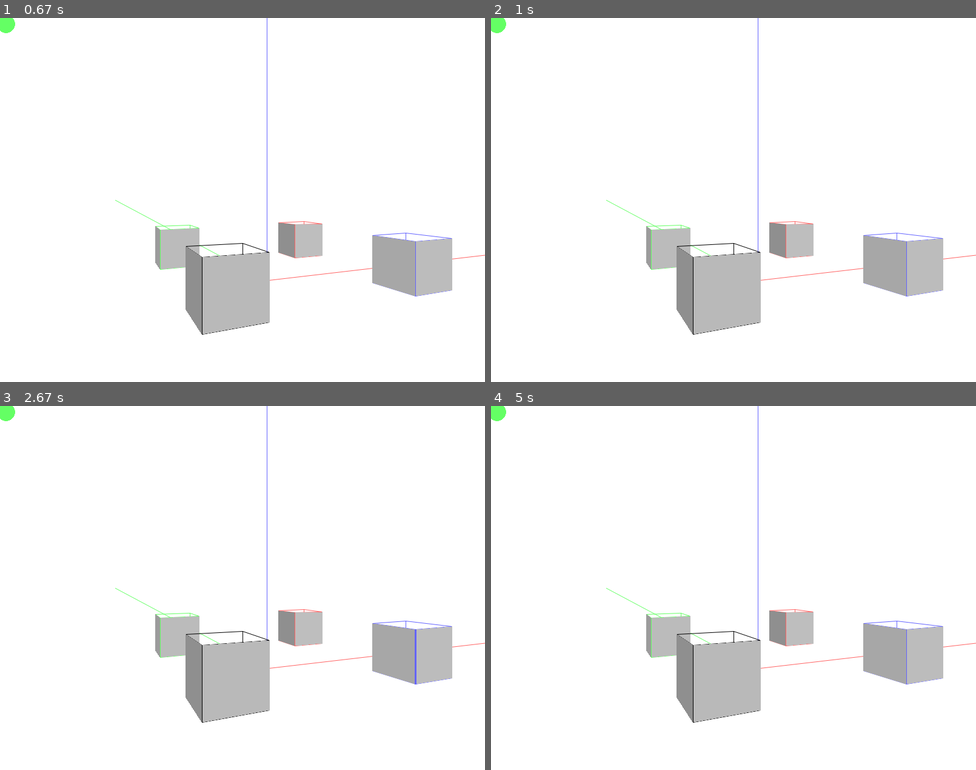
Above: before the commit, frames 1-4 (two rows, left to right).
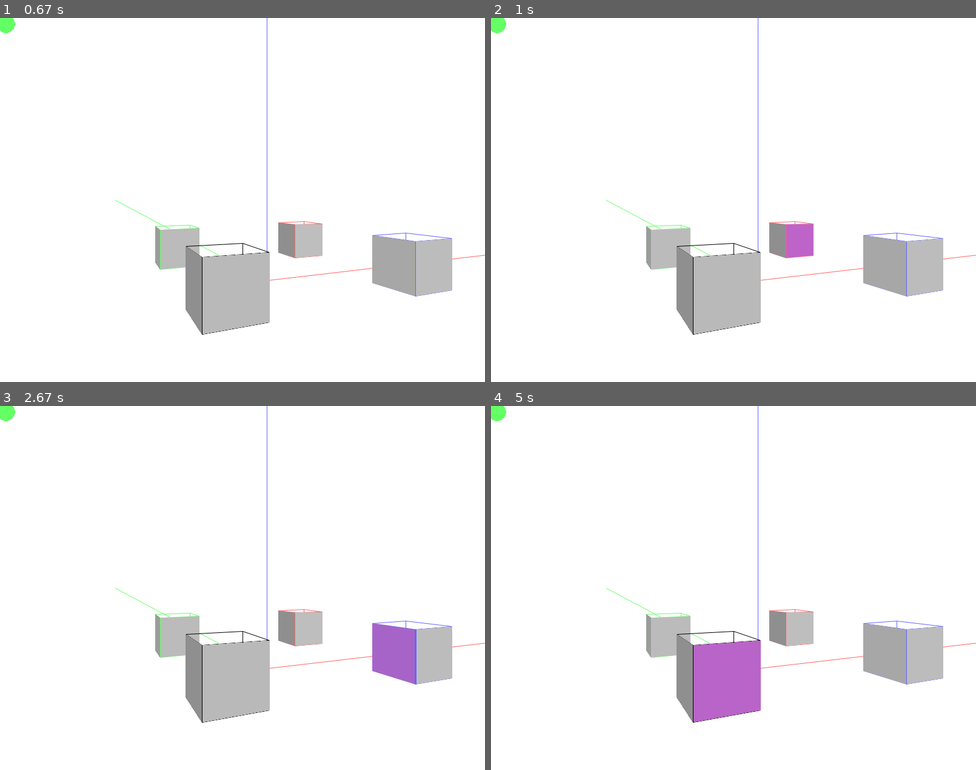
Above: after the commit, the same moments.

Repository: qsorix/draw-3d
Game: pygame game, started from main.py
Two runs of this game, one before a commit and one after it. Both use one fixed random seed, a clock stepped at 60 frames per second and the inputs below.
Inputs (mouse positions are in pixels of both pictures, inside the frame that each line leads up to):
- Up to frame 1 (0.67 s): click (242, 221) at 0.38 s
- Up to frame 2 (1 s): press the mouse at (733, 221) at 0.7 s; move the mouse to (762, 229) at 0.8 s; release the mouse at (791, 232) at 0.93 s
- Up to frame 3 (2.67 s): click (252, 464) at 1.05 s; click (242, 631) at 1.38 s; click (164, 467) at 1.72 s; click (412, 660) at 2.55 s
- Up to frame 4 (5 s): click (617, 653) at 2.88 s; click (864, 628) at 3.22 s; click (835, 540) at 3.55 s; click (762, 689) at 3.88 s; click (820, 708) at 4.22 s; click (752, 686) at 4.88 s

Frame 1 is identical in both runs. In frame 2, 0.5% of the frame differs, in the area x 60-67%, y 56-66%; in frame 3, 1.2%; in frame 4, 2.8%, in the area x 41-56%, y 64-87%.

Commit message:
Ability to delete walls

Diff:
--- a/funcs.py
+++ b/funcs.py
@@ -134,7 +134,5 @@
 def length(a):
     return math.sqrt(dot(a,a))
 
-
-
 def cos_angle(a, b):
     return dot(a, b) / (length(a)*length(b))
--- a/main.py
+++ b/main.py
@@ -30,6 +30,7 @@
 class Wall:
     def __init__(self, vertices):
         self.vertices = vertices
+        self.active = False
 
     def normal(self):
         return funcs.cross(vector_from_to(self.vertices[0],
@@ -54,6 +55,27 @@
 
     p = P(d*l.x + l0.x, d*l.y + l0.y, d*l.z + l0.z)
     return p
+
+def is_point_in_polygon(point, poly):
+    x, y = point.x, point.y
+
+    n = len(poly)
+    inside = False
+
+    p1x,p1y = poly[0].x, poly[0].y
+    for i in range(n+1):
+        p2x,p2y = poly[i % n].x, poly[i % n].y
+        if y > min(p1y,p2y):
+            if y <= max(p1y,p2y):
+                if x <= max(p1x,p2x):
+                    if p1y != p2y:
+                        xints = (y-p1y)*(p2x-p1x)/(p2y-p1y)+p1x
+                    if p1x == p2x or x <= xints:
+                        inside = not inside
+        p1x,p1y = p2x,p2y
+
+    return inside
+
 
 def pick_plane_facing_camera(alpha, beta):
     camera = Vector(*funcs.rotate(0, 0, 1, alpha, beta))
@@ -276,6 +298,16 @@
 
         for s in wnd.segments:
             s.active = False
+
+        for w in wnd.walls:
+            w.active = False
+
+        for w in wnd.walls:
+            wp = self.wnd._project_wall(w)
+            if is_point_in_polygon(P(mx, my, 0), wp.vertices):
+                w.active = True
+                print("Wall hit!")
+                break
 
         for s in wnd.segments:
             a = wnd._project(s.a)
@@ -406,7 +438,8 @@
         self.segments.append(S(P(0, 0, -1), P(0, 0, 1)))
 
     def _delete_active_segments(self):
-        self.segments = [s for s in s.segments if not s.active]
+        self.segments = [s for s in self.segments if not s.active]
+        self.walls = [w for w in self.walls if not w.active]
 
     def _set_tool(self, tool):
         self.tool = tool
@@ -508,7 +541,9 @@
                 return
             px, py = self._to_zero(p)
             points.append(P(px, py, p.z))
-        return Wall(points)
+        res = Wall(points)
+        res.active = w.active
+        return res
 
     def _pick_wall_color(self, w):
         light = funcs.unit(Vector(1, 1, -1))
@@ -516,7 +551,8 @@
         brightness = abs(funcs.dot(light, n))
 
         c = 130 + 90*brightness
-
+        if w.active:
+            return (c, 100, 200)
         return (c, c, c)
 
     def _draw_wall(self, w):
